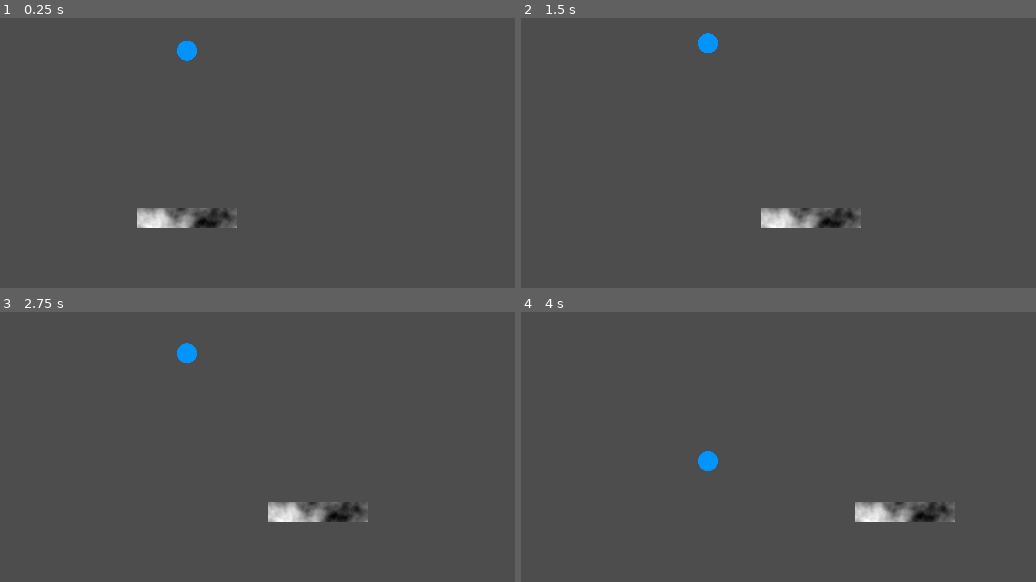
Above: before the commit, frames 1-4 (two rows, left to right).
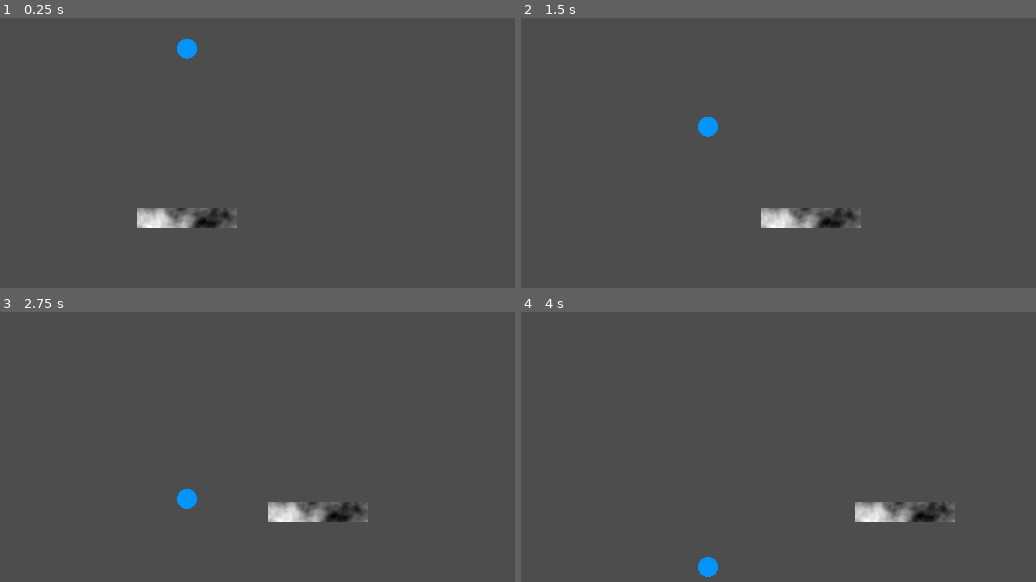
Above: after the commit, the same moments.

Repository: dadames/GMTK2024
Game: Godot game, scene res://Game/test_area.tscn
Two runs of this game, one before a commit and one after it. Both use one fixed random seed, a clock stepped at 60 frames per second and the inputs below. This scene is started directly instead of the project's main scene.
Inputs:
- Up to frame 1 (0.25 s): no input
- Up to frame 2 (1.5 s): hold Right (ui_right) 0.53-1.28 s; hold Left (ui_left) from 1.28 s (still down)
- Up to frame 3 (2.75 s): release Left (ui_left) at 2.03 s; hold Right (ui_right) from 2.03 s (still down)
- Up to frame 4 (4 s): release Right (ui_right) at 3.53 s; hold Left (ui_left) from 3.53 s (still down)

The runs differ from the first frame. In frame 1, less than 0.1% of the frame differs, in the area x 34-39%, y 7-16%; in frame 2, 0.5%; in frame 3, 0.5%, in the area x 34-39%, y 11-73%; in frame 4, 0.5%.
Error after the commit: Invalid call. Nonexistent function 'getnormal' in base 'KinematicCollision2D'. (res://Game/Ball/ball.gd:13)

Commit message:
more ball

Diff:
--- a/Game/Ball/ball.gd
+++ b/Game/Ball/ball.gd
@@ -1,11 +1,13 @@
-extends RigidBody2D
+extends CharacterBody2D
 
+const SPEED = 100
 
 # Called when the node enters the scene tree for the first time.
 func _ready() -> void:
-	pass # Replace with function body.
-
+	velocity = Vector2.DOWN * SPEED
 
 # Called every frame. 'delta' is the elapsed time since the previous frame.
 func _process(delta: float) -> void:
-	pass
+	var CollisionInfo := move_and_collide(velocity * delta)
+	if CollisionInfo:
+		velocity = velocity.bounce(CollisionInfo.getnormal())
--- a/Game/Ball/ball.tscn
+++ b/Game/Ball/ball.tscn
@@ -1,16 +1,13 @@
 [gd_scene load_steps=4 format=3 uid="uid://cik3us1ca1grp"]
 
 [ext_resource type="Texture2D" uid="uid://c2h77dlj5bo0u" path="res://Game/Ball/ball.png" id="1_gvk1q"]
-
-[sub_resource type="PhysicsMaterial" id="PhysicsMaterial_q5btn"]
-friction = 0.0
-bounce = 1.0
+[ext_resource type="Script" path="res://Game/Ball/ball.gd" id="1_jjx47"]
 
 [sub_resource type="CircleShape2D" id="CircleShape2D_1yh17"]
 radius = 16.0
 
-[node name="ball" type="RigidBody2D"]
-physics_material_override = SubResource("PhysicsMaterial_q5btn")
+[node name="Ball" type="CharacterBody2D"]
+script = ExtResource("1_jjx47")
 
 [node name="Sprite2D" type="Sprite2D" parent="."]
 scale = Vector2(0.1, 0.1)
--- a/Game/Paddle/paddle.tscn
+++ b/Game/Paddle/paddle.tscn
@@ -8,6 +8,10 @@
 width = 160
 height = 32
 noise = SubResource("FastNoiseLite_1cblr")
+
+[sub_resource type="PhysicsMaterial" id="PhysicsMaterial_5cggl"]
+friction = 0.0
+bounce = 1.0
 
 [sub_resource type="RectangleShape2D" id="RectangleShape2D_7tft1"]
 size = Vector2(160, 32)
@@ -20,6 +24,8 @@
 texture = SubResource("NoiseTexture2D_jnx1s")
 
 [node name="StaticBody2D" type="StaticBody2D" parent="."]
+physics_material_override = SubResource("PhysicsMaterial_5cggl")
+constant_angular_velocity = 1.74533
 
 [node name="CollisionShape2D" type="CollisionShape2D" parent="StaticBody2D"]
 shape = SubResource("RectangleShape2D_7tft1")
--- a/Game/test_area.tscn
+++ b/Game/test_area.tscn
@@ -1,7 +1,11 @@
-[gd_scene load_steps=3 format=3 uid="uid://cmuayt7np4lt1"]
+[gd_scene load_steps=4 format=3 uid="uid://cmuayt7np4lt1"]
 
 [ext_resource type="PackedScene" uid="uid://bjx5beibty7lr" path="res://Game/Paddle/paddle.tscn" id="1_3oi57"]
 [ext_resource type="PackedScene" uid="uid://cik3us1ca1grp" path="res://Game/Ball/ball.tscn" id="1_p3k5k"]
+
+[sub_resource type="PhysicsMaterial" id="PhysicsMaterial_wnjhu"]
+friction = 0.0
+bounce = 1.0
 
 [node name="test area" type="Node2D"]
 
@@ -12,6 +16,7 @@
 position = Vector2(640, 608)
 
 [node name="StaticBody2D" type="StaticBody2D" parent="."]
+physics_material_override = SubResource("PhysicsMaterial_wnjhu")
 
 [node name="CollisionPolygon2D" type="CollisionPolygon2D" parent="StaticBody2D"]
 polygon = PackedVector2Array(0, 712, 1280, 712, 1280, -8, 24, 0, 24, -32, 1328, -40, 1304, 736, -32, 736, -32, -48, 0, 0)
Not shown: 1 places in Game/Paddle/paddle.tscn that only renumber resources
